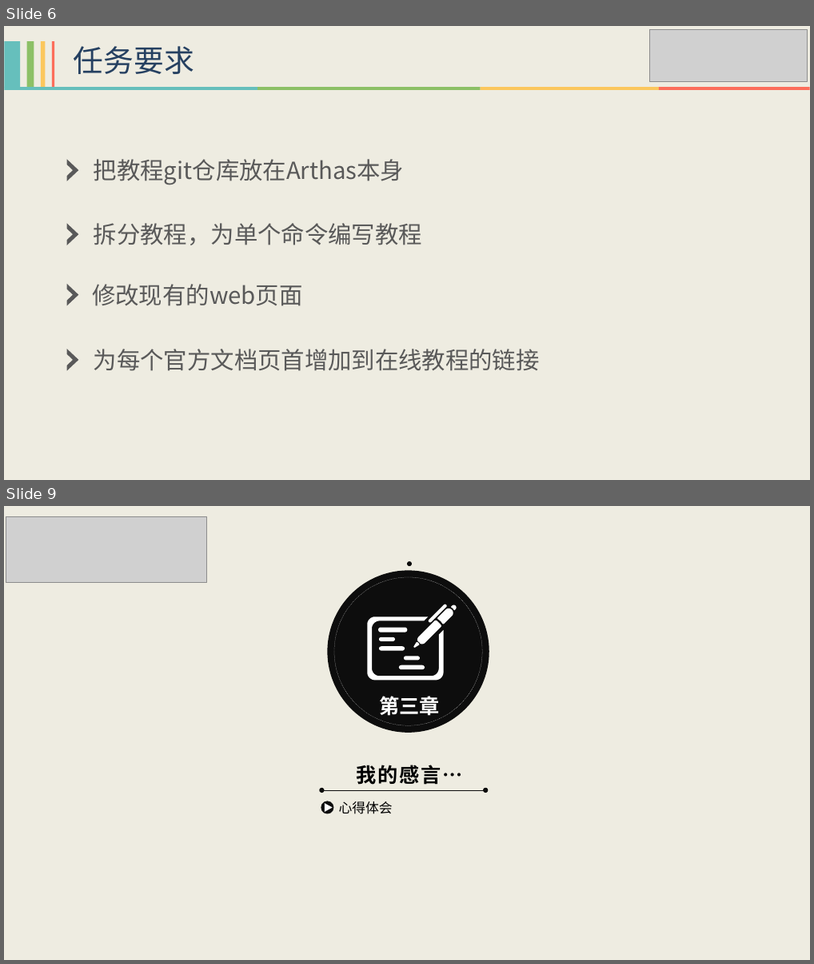
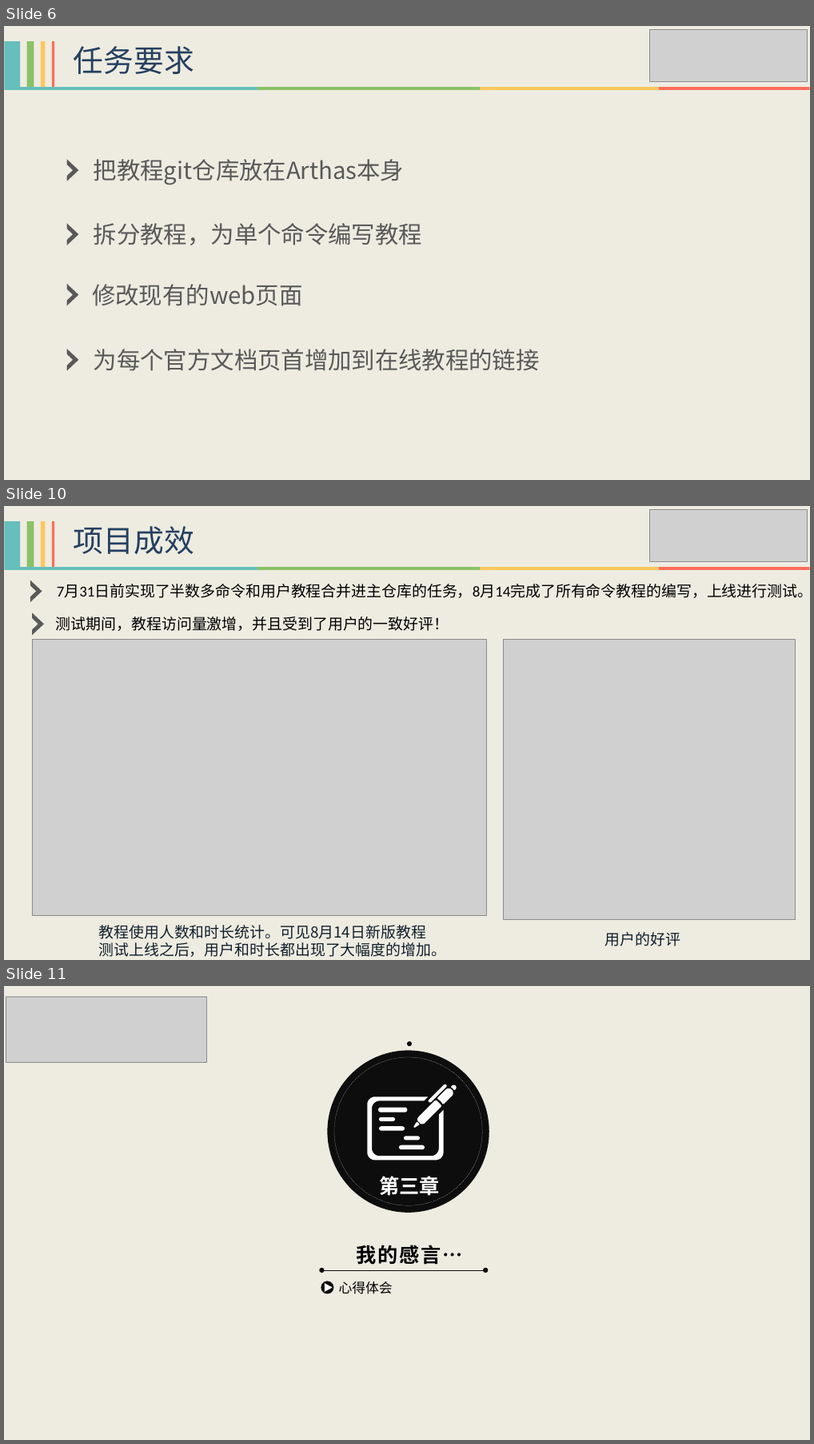
Before and after one commit to HollowMan6/My-Alibaba-Summer-of-Code, a slide deck: 2020-Arthas/阿里巴巴编程之夏2020 - Arthas结项报告.pptx. Shown one above the other, each under a label of ours: slides 6 and 9 before the commit, slides 6, 10 and 11 after it; the slides between them are not shown. The pictures are 814x964 and 814x1444 pixels, drawn with LibreOffice and Linux fonts; fonts in the diff are those of the drawing; grey boxes stand for pictures. Boxes give left, top, right and bottom in pixels: in the first picture for what was removed or moved away, otherwise in the second. Text is boxed around its words. In the diff, an @@ line names an element or a change of style, - is before the commit and + after.

```diff
--- a/2020-Arthas/阿里巴巴编程之夏2020 - Arthas结项报告.pptx
+++ b/2020-Arthas/阿里巴巴编程之夏2020 - Arthas结项报告.pptx
@@ slide 10 added at [4,506,810,960], background #EEECE1 @@
@@ group added at [4,521,54,567]: 4 rectangles @@
@@ text added at [74,526,194,554], 36 pt, text #254061 @@
+项目成效
@@ picture added at [650,510,807,562] @@
@@ group added at [4,567,810,570]: 4 rectangles @@
@@ freeform shape added at [30,580,42,602], fill #595959 @@
@@ text added at [57,584,810,598], 18 pt, text #000000 @@
+7月31日前实现了半数多命令和用户教程合并进主仓库的任务，8月14完成了所有命令教程的编写，上线进行测试。
@@ freeform shape added at [33,613,44,635], fill #595959 @@
@@ text added at [56,616,449,631], 18 pt, text #000000 @@
+测试期间，教程访问量激增，并且受到了用户的一致好评！
@@ picture added at [32,639,486,916] @@
@@ picture added at [504,639,796,920] @@
@@ text added at [99,924,447,956], 18 pt, text #111F2C @@
+教程使用人数和时长统计。可见8月14日新版教程测试上线之后，用户和时长都出现了大幅度的增加。
@@ text added at [606,932,681,946], 18 pt, text #111F2C @@
+用户的好评
@@ what was slide 9 is now slide 11 @@
```
Also in this commit, not shown: 4 slides changed, 1 other slide added, 8 other files.
